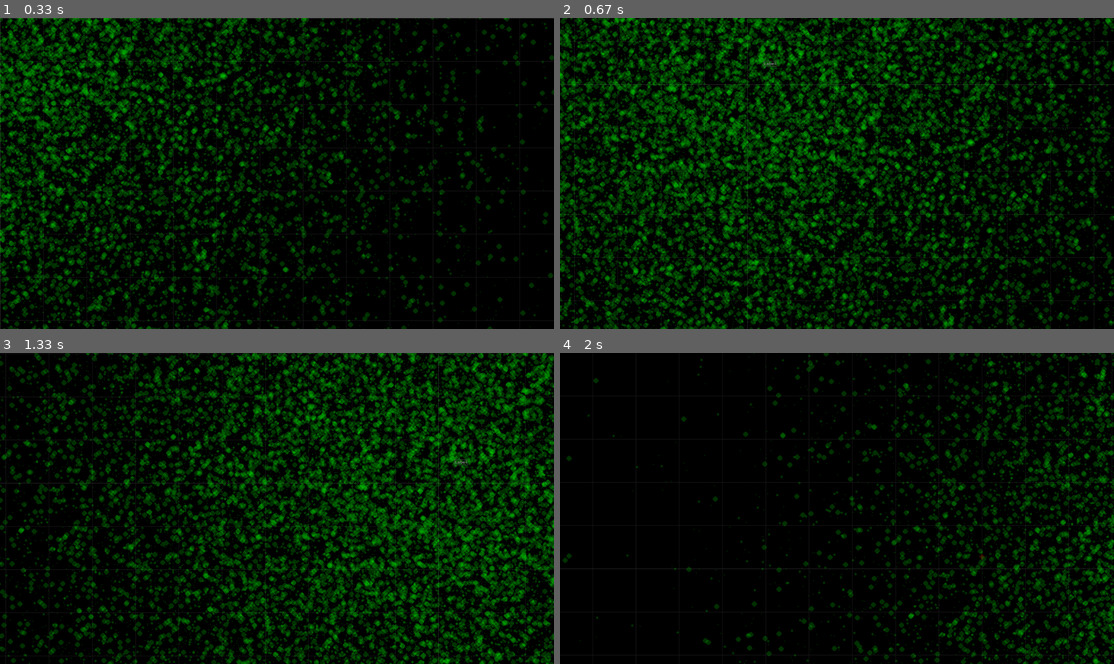
Above: before the commit, frames 1-4 (two rows, left to right).
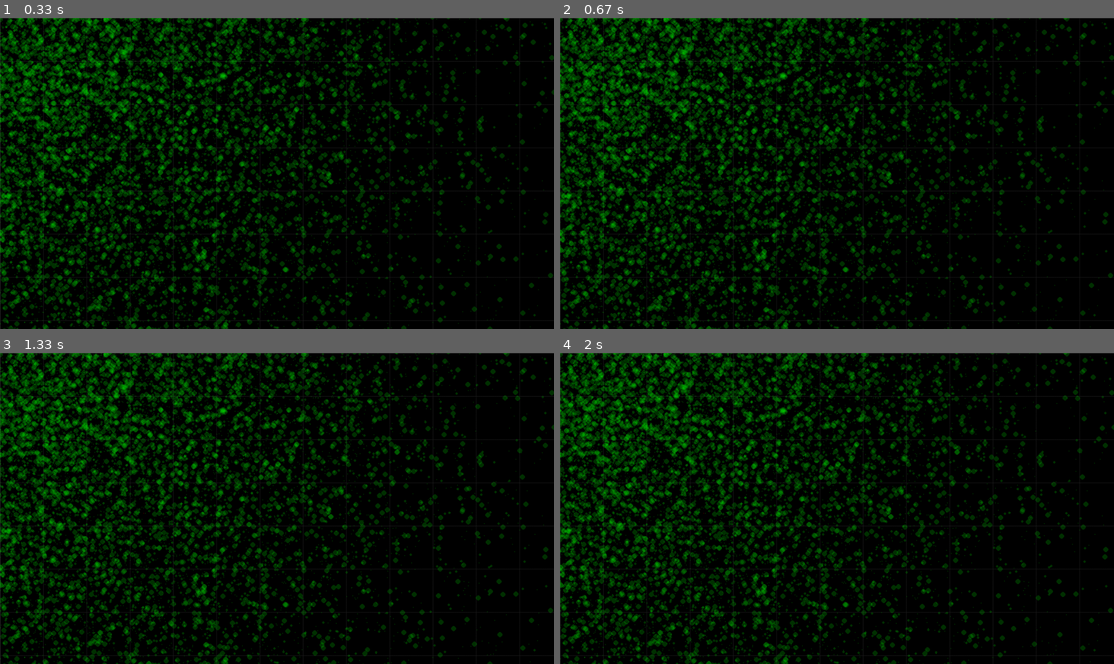
Above: after the commit, the same moments.

Repository: Bluemi/viztools
Game: pygame game, started from scripts/main.py
Same seed, same stepped clock (60 frames per second), same inputs: the game is played once before the commit and once after it.
Inputs (mouse positions are in pixels of both pictures, inside the frame that each line leads up to):
- Up to frame 1 (0.33 s): no input
- Up to frame 2 (0.67 s): press the mouse at (704, 176) at 0.37 s; move the mouse to (798, 207) at 0.47 s; release the mouse at (892, 241) at 0.6 s
- Up to frame 3 (1.33 s): press the mouse at (144, 511) at 0.7 s; move the mouse to (243, 524) at 0.8 s; release the mouse at (343, 536) at 0.93 s; press the mouse at (144, 511) at 1.13 s; move the mouse to (199, 548) at 1.23 s
- Up to frame 4 (2 s): release the mouse at (809, 589) at 1.37 s; press the mouse at (704, 511) at 1.57 s; move the mouse to (842, 533) at 1.67 s; release the mouse at (981, 558) at 1.8 s

Frame 1 is identical in both runs. In frame 2, 51% of the frame differs, in the area x 0-100%, y 0-100%; in frame 3, 56%; in frame 4, 39%.

Commit message:
minor changes

Diff:
--- a/viztools/coordinate_system.py
+++ b/viztools/coordinate_system.py
@@ -107,11 +107,13 @@
         """
         render_needed = False
         if event.type == pg.MOUSEBUTTONDOWN:
-            self.dragging = True
-            render_needed = True
+            if event.button == 2:
+                self.dragging = True
+                render_needed = True
         elif event.type == pg.MOUSEBUTTONUP:
-            self.dragging = False
-            render_needed = True
+            if event.button == 2:
+                self.dragging = False
+                render_needed = True
         elif event.type == pg.MOUSEMOTION:
             self.mouse_position = np.array(event.pos, dtype=np.int32)
             if self.dragging:
